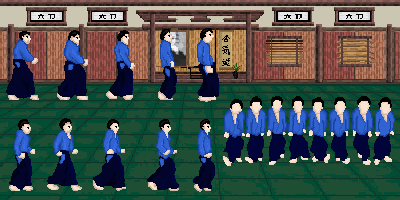
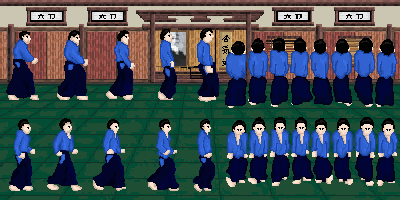
Two versions of the same layered image (400 x 200). Layer-by-layer changes:
added layer "Copy of Paint Layer 3" (99%) above "Paint Layer 3" over [223, 38, 398, 159]
painted on "Paint Layer 3" over [223, 38, 398, 187]
